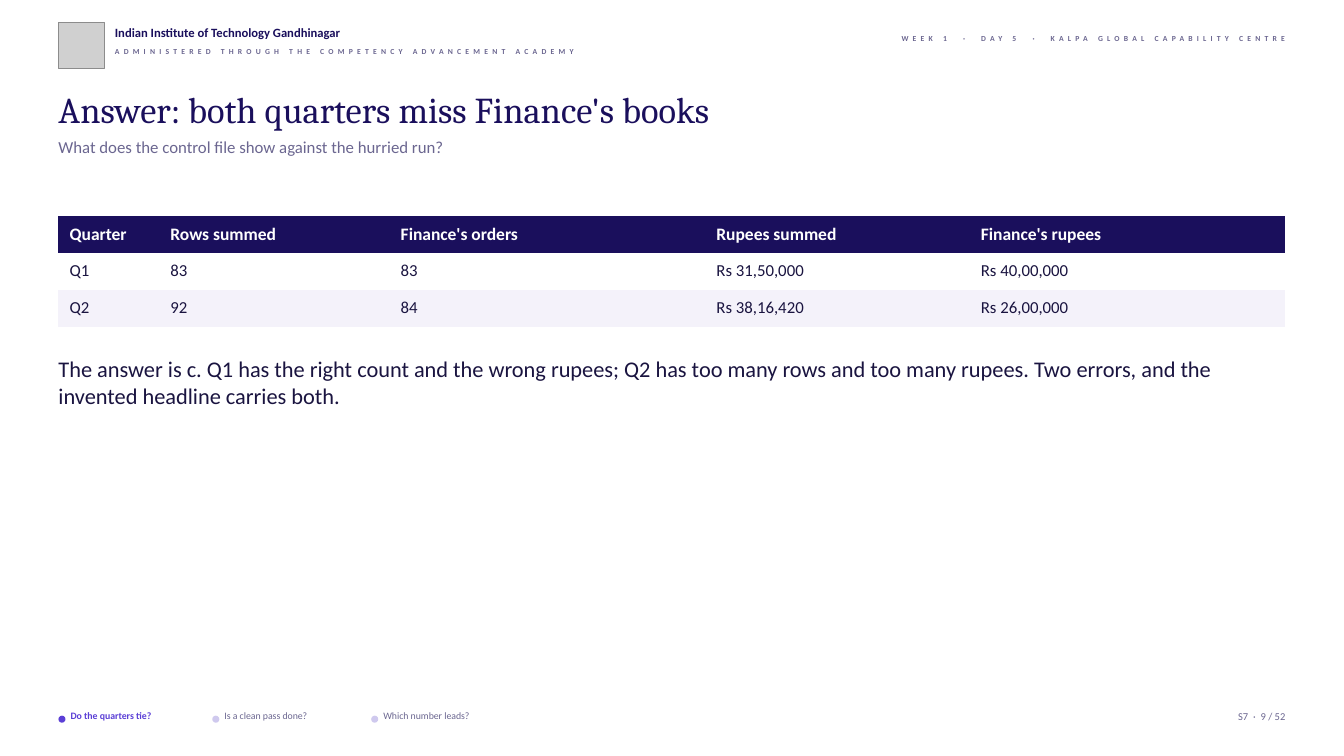
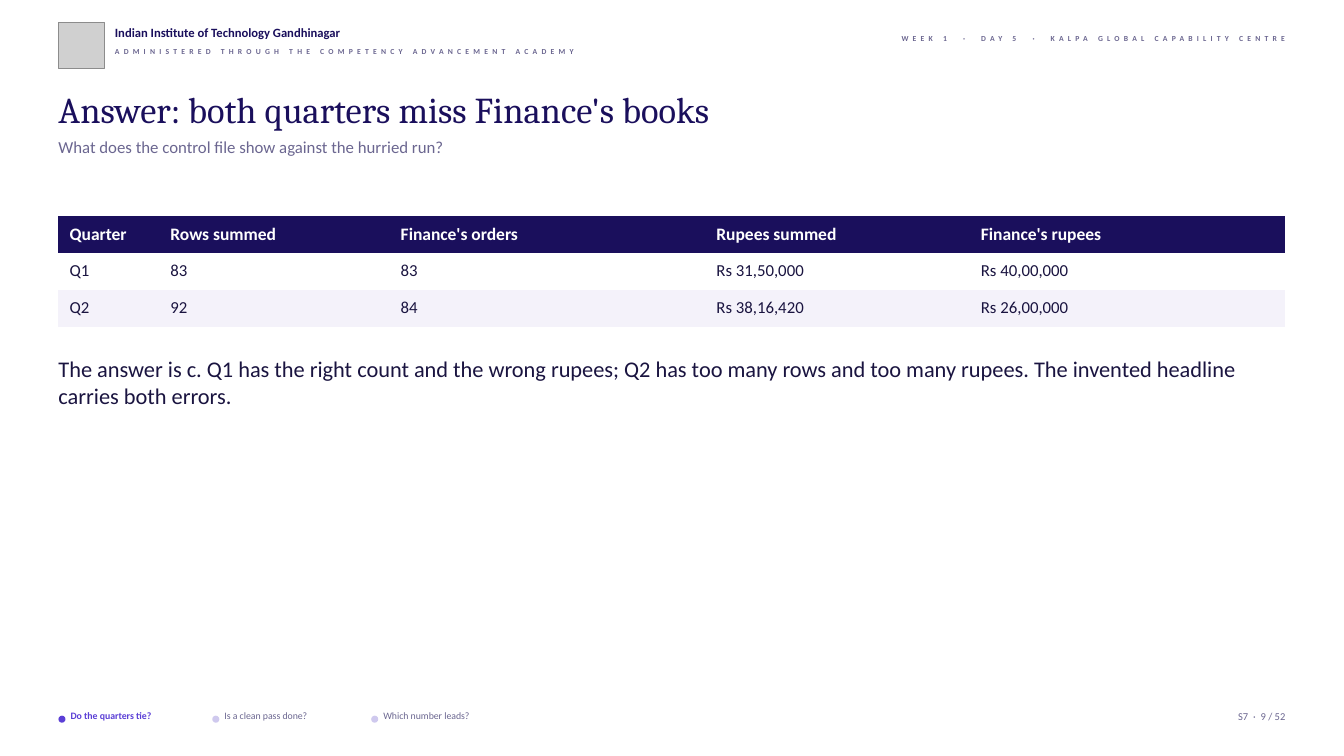
Before and after one commit to fde-academy-lab/c2-content-factory, a slide deck: slide 9 of content/W01/D5/slides/C2_W01_D05_debrief_STUDENT.pptx. Drawn at 1344x756 pixels with LibreOffice and Linux fonts; fonts in the diff are those of the drawing; grey boxes stand for pictures; background and template pictures are left out. Boxes give left, top, right and bottom in pixels: in the first picture for what was removed or moved away, otherwise in the second. Text is boxed around its words. In the diff, an @@ line names an element or a change of style, - is before the commit and + after.

```diff
--- a/content/W01/D5/slides/C2_W01_D05_debrief_STUDENT.pptx
+++ b/content/W01/D5/slides/C2_W01_D05_debrief_STUDENT.pptx
@@ text at (58,361,1235,404): text changed @@
-The answer is c. Q1 has the right count and the wrong rupees; Q2 has too many rows and too many rupees. Two errors, and the invented headline carries both.
+The answer is c. Q1 has the right count and the wrong rupees; Q2 has too many rows and too many rupees. The invented headline carries both errors.
```
Also in this commit, not shown: 4 other slides changed, 12 other files.
